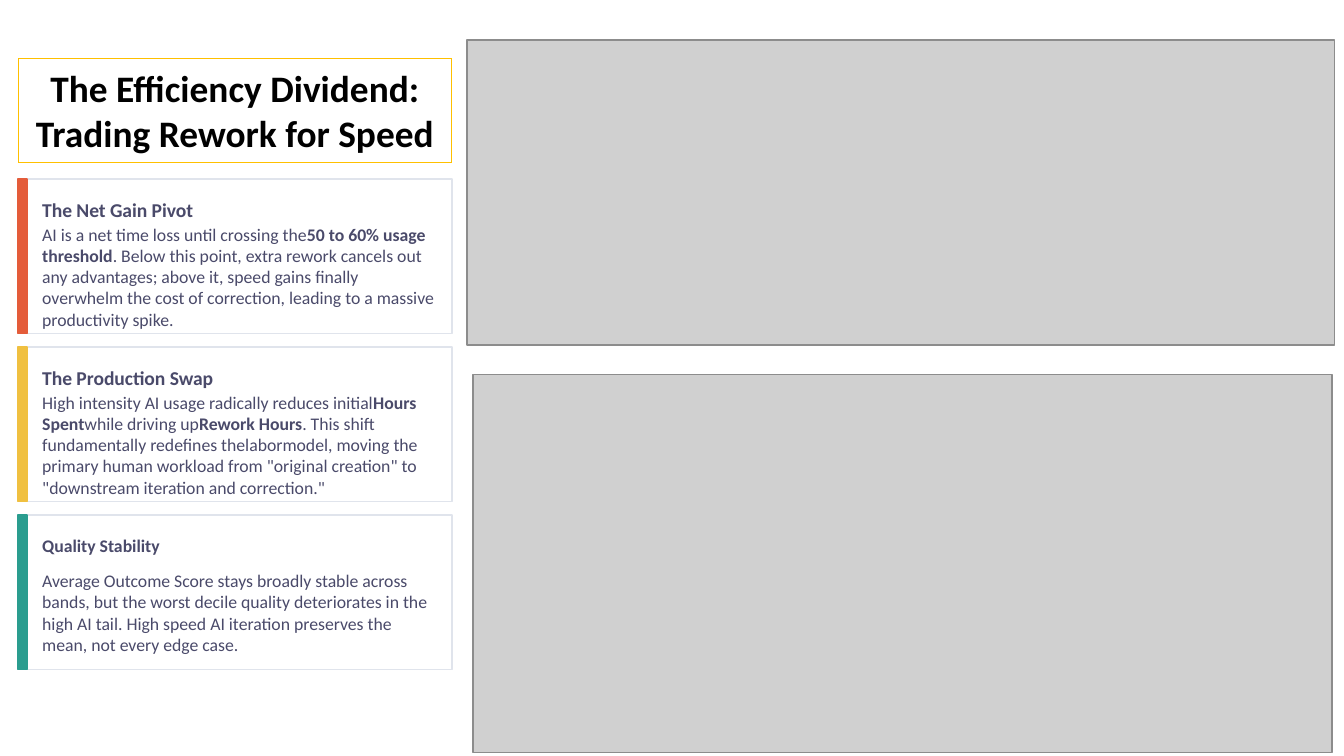
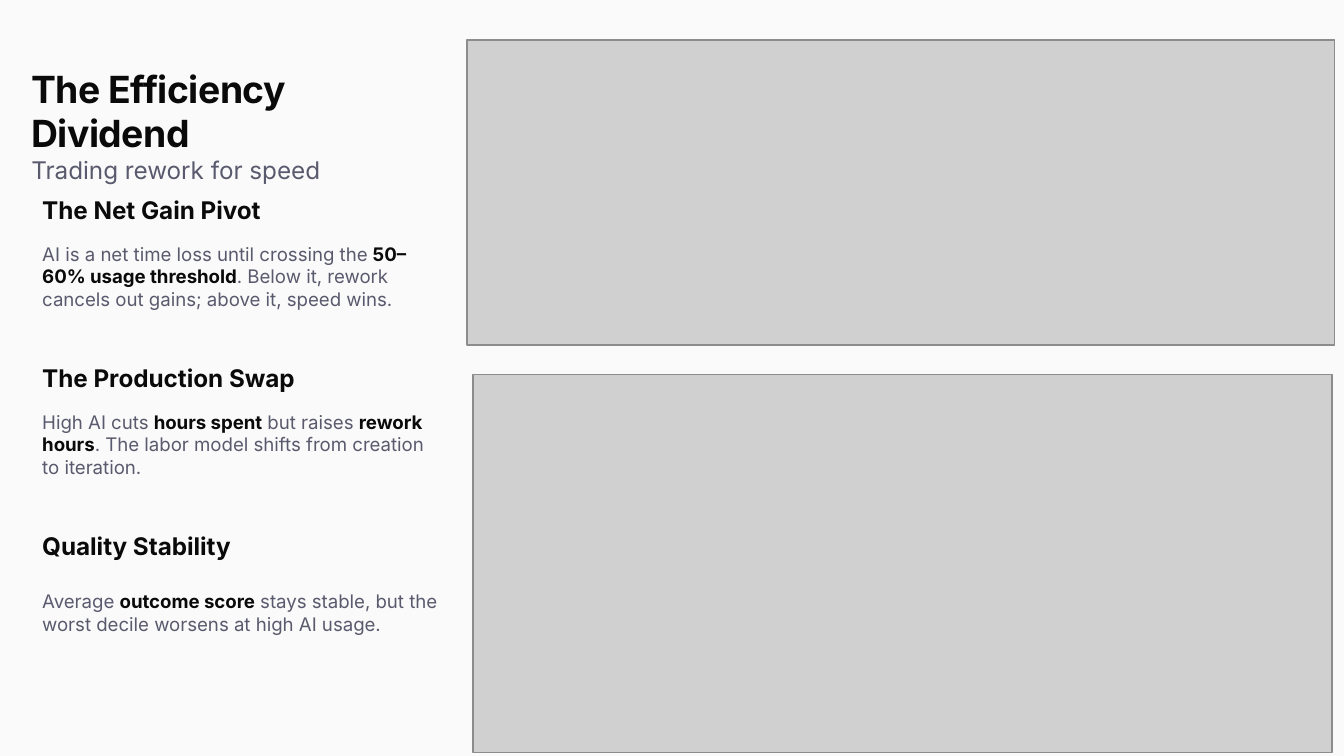
Before and after one commit to tabbba/Machine-Learning-810161, a slide deck: slide 6 of ai_productivity_alkemy_final.pptx. Drawn at 1344x756 pixels with LibreOffice and Linux fonts; fonts in the diff are those of the drawing; grey boxes stand for pictures. Boxes give left, top, right and bottom in pixels: in the first picture for what was removed or moved away, otherwise in the second. Text is boxed around its words. In the diff, an @@ line names an element or a change of style, - is before the commit and + after.

```diff
--- a/ai_productivity_alkemy_final.pptx
+++ b/ai_productivity_alkemy_final.pptx
@@ background #FFFFFF to #FAFAFA @@
@@ text "The Efficiency Dividend": place and size @@
-text "The Efficiency Dividend" at (17, 59, 452, 163)
+text "The Efficiency Dividend" at (31, 74, 320, 184)
@@ text "The Efficiency Dividend" at (31, 74, 320, 184): outline #FFC000 0.75 pt to none @@
@@ text at (31, 74, 320, 184): text changed; font Calibri to Inter; text colour #000000 to #0A0A0A @@
-The Efficiency Dividend: Trading Rework for Speed
+The Efficiency Dividend
+Trading rework for speed
@@ rectangle at (17, 179, 27, 333): fill #E45C3A to #FF3D6E; outline #E45C3A 1 pt to none @@
@@ text "The Net Gain Pivot" at (42, 200, 261, 220): size 10.5 to 13 pt, font Calibri to Inter, text colour #4A4A6A to #0A0A0A @@
@@ text at (42, 247, 406, 310): text changed; size 9.5 to 10 pt; font Calibri to Inter; text colour #4A4A6A to #5A5A6E @@
-AI is a net time loss until crossing the50 to 60% usage threshold. Below this point, extra rework cancels out any advantages; above it, speed gains finally overwhelm the cost of correction, leading to a massive productivity spike.
+AI is a net time loss until crossing the 50–60% usage threshold. Below it, rework cancels out gains; above it, speed wins.
@@ rectangle at (17, 347, 27, 501): fill #F0C040 to #FF3D6E; outline #F0C040 1 pt to none @@
@@ text "The Production Swap" at (42, 368, 295, 392): size 10.5 to 13 pt, font Calibri to Inter, text colour #4A4A6A to #0A0A0A @@
@@ text at (42, 415, 424, 474): text changed; size 9.5 to 10 pt; font Calibri to Inter; text colour #4A4A6A to #5A5A6E @@
-High intensity AI usage radically reduces initialHours Spentwhile driving upRework Hours. This shift fundamentally redefines thelabormodel, moving the primary human workload from "original creation" to "downstream iteration and correction."
+High AI cuts hours spent but raises rework hours. The labor model shifts from creation to iteration.
@@ outline #E0E4EC 1 pt to #E5E5EC 0.75 pt in 3 elements at (17, 179, 452, 333), (17, 347, 452, 501), (17, 515, 452, 669) @@
@@ rectangle at (17, 515, 27, 669): fill #2A9D8F to #FF3D6E; outline #2A9D8F 1 pt to none @@
@@ text "Quality Stability" at (42, 536, 231, 560): size 9.5 to 13 pt, font Calibri to Inter, text colour #4A4A6A to #0A0A0A @@
@@ text at (42, 594, 437, 635): text changed; size 9.5 to 10 pt; font Calibri to Inter; text colour #4A4A6A to #5A5A6E @@
-Average Outcome Score stays broadly stable across bands, but the worst decile quality deteriorates in the high AI tail. High speed AI iteration preserves the mean, not every edge case.
+Average outcome score stays stable, but the worst decile worsens at high AI usage.
```
Also in this commit, not shown: 14 other slides changed, 2 other files.
